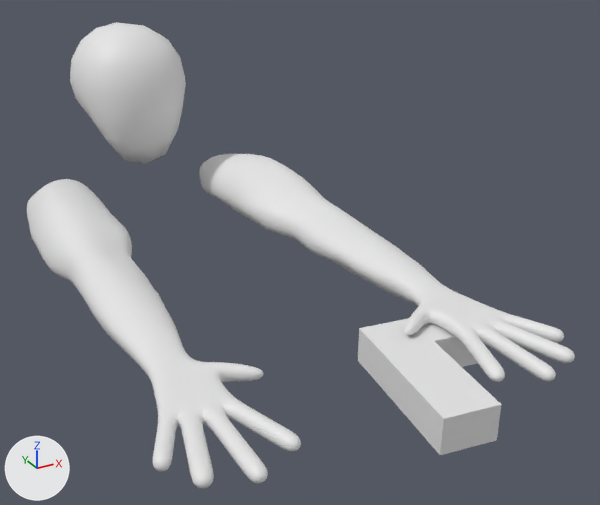
A saved change to the Blender file Assets/Models/CartoonyGun.blend.
Rendered twice from a camera (50 mm lens) standing at (-0.647, -2.098, 0.459) and looking at (0.122, -0.701, -0.239). The lights are fixed; the arrows at lower left show +X, +Y and +Z.
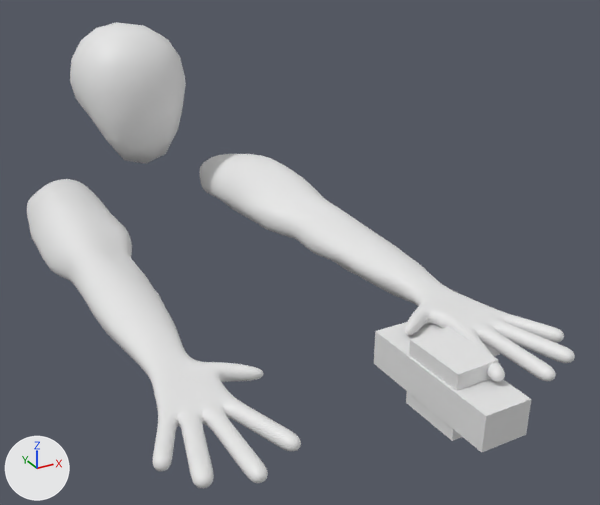
Where the change shows, as pixel boxes (x1, y1, x2, y2) in the pictures (600 x 505 px; the box of a moved part takes in the faces that stretch with it):
```json
{"object": "Pistol", "change": "reshaped, moved, turned", "before": [358, 318, 502, 455], "after": [374, 322, 531, 452]}
{"object": "Cube", "change": "added", "after": [406, 327, 498, 441]}
{"part": 1, "of": "me_cube_001", "change": "moved or reshaped", "before": [358, 318, 502, 455], "after": [374, 322, 531, 452]}
{"part": 2, "of": "me_cube_001", "change": "moved or reshaped", "before": [421, 324, 477, 367], "after": [425, 324, 500, 356]}
```

Edits to the scene script, one JSON object a line:
```json
{"block": "me_cube_001", "where": "me_cube_001.from_pydata(...)  # 16 vertices, 14 faces; spans x -0.034..0.034, y -0.259..0.037, z -0.052..0.156"}
{"block": "me_cube_001", "where": "# used by ob_pistol; location = (0.238, -1.039, -0.309); rotation_euler = (1.438, -1.554, -1.559), in degrees (82, -89, -89)"}
{"block": "me_cube_001", "where": "# before: 0 (0.034, 0.037, 0.156) at pixel (359, 328), 2 (0.034, -0.052, 0.156) at pixel (381, 352), 4 (-0.034, 0.037, 0.156) at pixel (357, 360), 6 (-0.034, -0.052, 0.156) at pixel (379, 385), 13 (-0.034, -0.259, 0.156) at pixel (440, 455)"}
{"block": "me_cube_001", "where": "# before: 14 (0.034, -0.259, 0.156) at pixel (443, 418)"}
{"block": "me_cube_001", "where": "# before: 1 (0.034, 0.037, -0.052), 3 (0.034, -0.052, -0.052), 5 (-0.034, 0.037, -0.052), 7 (-0.034, -0.052, -0.052)"}
{"block": "me_cube_001", "change": "me_cube_001 part 1"}
{"op": "add", "block": "me_cube_001", "code": "for i in [0, 2, 4, 6, 13, 14]: me_cube_001.vertices[i].co += Vector((0.0, 0.0, -0.01))"}
{"block": "me_cube_001", "change": "me_cube_001 part 2"}
{"op": "add", "block": "me_cube_001", "code": "for i in [1, 3, 5, 7]: me_cube_001.vertices[i].co += Vector((0.0, 0.0, -0.028))"}
{"op": "add", "block": "me_cube_003", "code": ["me_cube_003 = bpy.data.meshes.new('Cube.003')", "me_cube_003.from_pydata(...)  # a box spanning x -1.0..1.0, y -1.0..1.0, z -1.0..1.0"]}
{"op": "set", "path": "ob_pistol.location", "old": "(0.238, -1.039, -0.309)", "new": "(0.254, -1.041, -0.309)"}
{"op": "set", "path": "ob_pistol.rotation_euler", "old": "(1.438, -1.554, -1.559)", "new": "(1.578, -1.554, -1.559)", "note": "degrees (82, -89, -89) -> degrees (90, -89, -89)"}
{"op": "add", "block": "ob_cube", "code": ["ob_cube = bpy.data.objects.new('Cube', me_cube_003)", "ob_cube.parent = ob_pistol", "ob_cube.matrix_parent_inverse = Matrix(((0.985, -0.174, -0.0149, -0.225), (0.174, 0.985, 0.00137, 0.947), (0.0145, -0.00394, 1.0, 0.315), (0.0, 0.0, 0.0, 1.0)))", "ob_cube.location = (0.0343, -1.091, -0.222)", "ob_cube.rotation_euler = (1.572, -1.554, -1.753)  # degrees (90, -89, -100)", "ob_cube.scale = (0.0423, 0.0624, 0.0649)"]}
```
